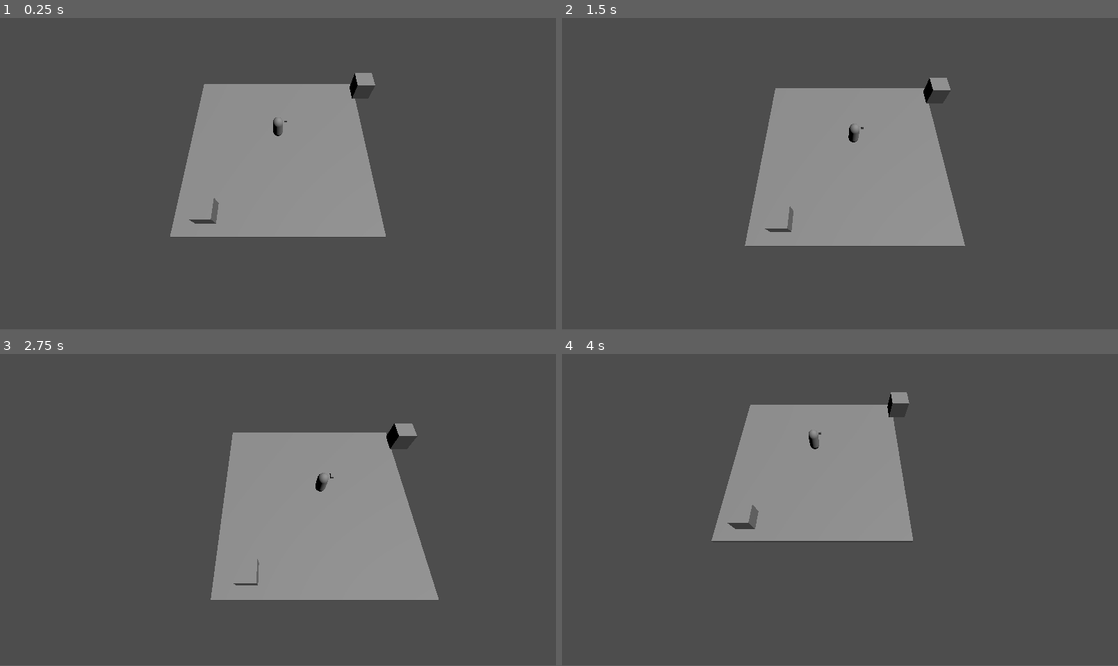
Above: before the commit, frames 1-4 (two rows, left to right).
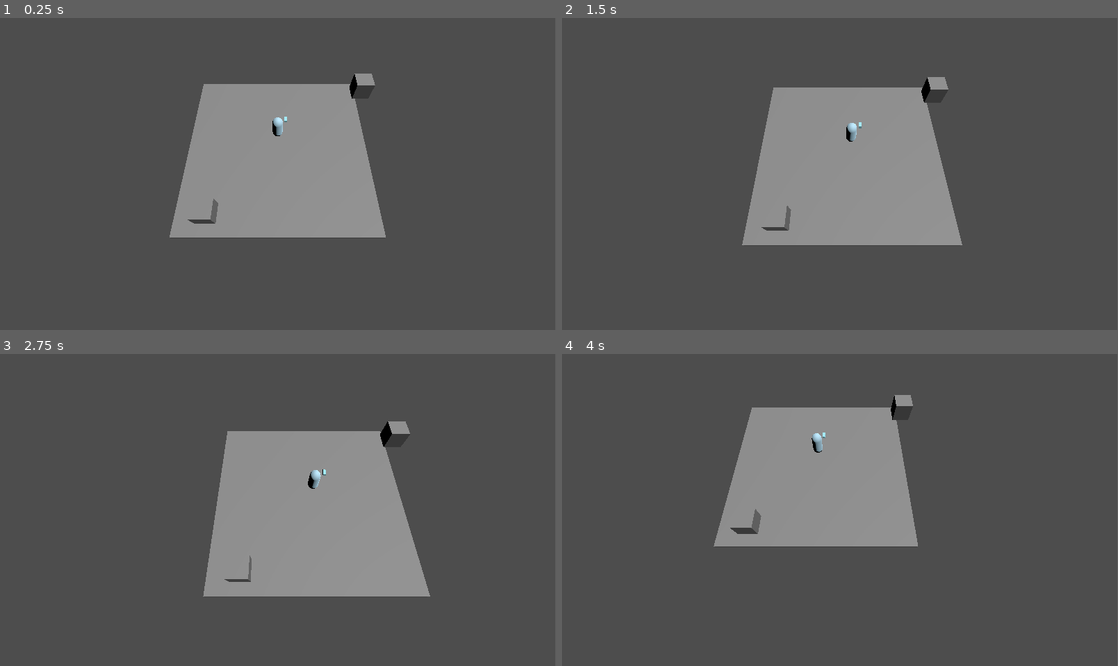
Above: after the commit, the same moments.

Repository: AdaLollA/Ass3D
Game: Godot game, scene res://scenes/game.tscn
Same seed, same stepped clock (60 frames per second), same inputs: the game is played once before the commit and once after it.
Inputs (mouse positions are in pixels of both pictures, inside the frame that each line leads up to):
- Up to frame 1 (0.25 s): no input
- Up to frame 2 (1.5 s): tap Enter (ui_accept) at 0.5, 0.6, 0.77, 1.07, 1.25 s; move the mouse to (962, 158) at 0.52 s; hold Right (ui_right) 0.53-1.25 s; click (962, 158) at 0.67 s; drag from (728, 189) to (812, 236) at 1.27 s
- Up to frame 3 (2.75 s): tap Enter (ui_accept) at 2, 2.1 s; move the mouse to (333, 441) at 2.02 s; hold Right (ui_right) from 2.03 s (still down); click (333, 441) at 2.17 s
- Up to frame 4 (4 s): release Right (ui_right) at 2.75 s; tap Enter (ui_accept) at 2.75, 3.5, 3.6, 3.77 s; drag from (812, 572) to (673, 463) at 2.77 s; move the mouse to (1006, 556) at 3.52 s; hold Left (ui_left) from 3.53 s (still down); click (1006, 556) at 3.67 s
In our replay, the window is 800x448 before the commit and 799x449 after it. These sizes can differ from the game's own. Grey fills any space a smaller window leaves; there, only what the larger window draws over its background counts as a difference.

The runs differ from the first frame. In frame 1, 0.3% of the frame differs, in the area x 30-70%, y 17-71%; in frame 2, 0.9%; in frame 3, 2.3%, in the area x 36-79%, y 21-79%; in frame 4, 1.8%.
Error after the commit: Parse Error: Identifier "motion_velocity" not declared in the current scope. (res://scripts/pawn.gd:14)

Commit message:
click pawn to highlight

Diff:
--- a/project.godot
+++ b/project.godot
@@ -15,19 +15,6 @@
 config/icon="res://icon.png"
 config/features=PackedStringArray("4.0", "Vulkan Mobile")
 
-[display]
-
-window/size/viewport_width=1366
-window/size/viewport_height=766
-
-[input]
-
-click={
-"deadzone": 0.5,
-"events": [Object(InputEventMouseButton,"resource_local_to_scene":false,"resource_name":"","device":0,"window_id":0,"store_command":true,"alt_pressed":false,"shift_pressed":false,"meta_pressed":false,"command_pressed":false,"button_mask":1,"position":Vector2(185, 107),"global_position":Vector2(185, 107),"factor":1.0,"button_index":1,"pressed":true,"double_click":false,"script":null)
-]
-}
-
 [rendering]
 
 vulkan/rendering/back_end=1
--- a/scenes/game.tscn
+++ b/scenes/game.tscn
@@ -1,29 +1,23 @@
-[gd_scene load_steps=7 format=3 uid="uid://8jxa65pb3ut1"]
+[gd_scene load_steps=5 format=3 uid="uid://37i1bhwbcfc7"]
 
-[ext_resource type="Script" path="res://scripts/Camera.gd" id="1_usvjx"]
+[ext_resource type="Script" path="res://scripts/camera.gd" id="1_usvjx"]
+[ext_resource type="PackedScene" uid="uid://26mp6t1su6u" path="res://scenes/pawn.tscn" id="2_70565"]
 
 [sub_resource type="BoxMesh" id="BoxMesh_x0vrs"]
 
 [sub_resource type="BoxShape3D" id="BoxShape3D_aotj3"]
 
-[sub_resource type="CapsuleShape3D" id="CapsuleShape3D_wsqsw"]
-
-[sub_resource type="CapsuleMesh" id="CapsuleMesh_v6d1o"]
-
-[sub_resource type="BoxMesh" id="BoxMesh_0jrqn"]
-
 [node name="Game" type="Node3D"]
 
+[node name="Camera" type="Camera3D" parent="."]
+transform = Transform3D(1, 0, 0, 0, 0.435812, 0.900038, 0, -0.900038, 0.435812, 0, 9.62194, 6.44788)
+current = true
+script = ExtResource( "1_usvjx" )
+
+[node name="Sun" type="DirectionalLight3D" parent="."]
+transform = Transform3D(0.867025, 0.309648, 0.390366, -0.410544, -1.22352e-08, 0.911841, 0.282349, -0.950851, 0.127124, 0, 10.3611, 0)
+
 [node name="Map" type="Node3D" parent="."]
-
-[node name="ReferenceBox" type="StaticBody3D" parent="Map"]
-visible = false
-
-[node name="MeshInstance3D" type="MeshInstance3D" parent="Map/ReferenceBox"]
-mesh = SubResource( "BoxMesh_x0vrs" )
-
-[node name="CollisionShape3D" type="CollisionShape3D" parent="Map/ReferenceBox"]
-shape = SubResource( "BoxShape3D_aotj3" )
 
 [node name="Box2" type="StaticBody3D" parent="Map"]
 transform = Transform3D(1, 0, 0, 0, 1, 0, 0, 0, 1, 5.03282, 0.931182, -3.60242)
@@ -52,25 +46,6 @@
 [node name="CollisionShape3D" type="CollisionShape3D" parent="Map/Ground"]
 shape = SubResource( "BoxShape3D_aotj3" )
 
-[node name="Camera" type="Camera3D" parent="."]
-transform = Transform3D(1, 0, 0, 0, 0.435812, 0.900038, 0, -0.900038, 0.435812, 0, 9.62194, 6.44788)
-current = true
-script = ExtResource( "1_usvjx" )
-
-[node name="Sun" type="DirectionalLight3D" parent="."]
-transform = Transform3D(0.867025, 0.309648, 0.390366, -0.410544, -1.22352e-08, 0.911841, 0.282349, -0.950851, 0.127124, 0, 10.3611, 0)
-
 [node name="Entities" type="Node3D" parent="."]
 
-[node name="CharacterBody3D" type="CharacterBody3D" parent="Entities"]
-transform = Transform3D(0.5, 0, 0, 0, 0.6, 0, 0, 0, 0.5, 0, 1.60568, 0)
-
-[node name="Collision" type="CollisionShape3D" parent="Entities/CharacterBody3D"]
-shape = SubResource( "CapsuleShape3D_wsqsw" )
-
-[node name="Body" type="MeshInstance3D" parent="Entities/CharacterBody3D"]
-mesh = SubResource( "CapsuleMesh_v6d1o" )
-
-[node name="Face" type="MeshInstance3D" parent="Entities/CharacterBody3D"]
-transform = Transform3D(0.239, 0, 0, 0, 0.19, 0, 0, 0, 0.533, 0.705256, 0.857915, -0.074904)
-mesh = SubResource( "BoxMesh_0jrqn" )
+[node name="Pawn" parent="Entities" instance=ExtResource( "2_70565" )]
--- /dev/null
+++ b/scenes/pawn.tscn
@@ -0,0 +1,34 @@
+[gd_scene load_steps=7 format=3 uid="uid://26mp6t1su6u"]
+
+[ext_resource type="Script" path="res://scripts/pawn.gd" id="1_pdg6t"]
+
+[sub_resource type="CapsuleShape3D" id="CapsuleShape3D_wsqsw"]
+
+[sub_resource type="StandardMaterial3D" id="StandardMaterial3D_balob"]
+albedo_color = Color(0.74902, 0.917647, 1, 1)
+emission = Color(0, 0.615686, 0, 1)
+
+[sub_resource type="CapsuleMesh" id="CapsuleMesh_v6d1o"]
+material = SubResource( "StandardMaterial3D_balob" )
+
+[sub_resource type="StandardMaterial3D" id="StandardMaterial3D_ucysh"]
+albedo_color = Color(0.658824, 0.94902, 1, 1)
+
+[sub_resource type="BoxMesh" id="BoxMesh_0jrqn"]
+material = SubResource( "StandardMaterial3D_ucysh" )
+
+[node name="Pawn" type="CharacterBody3D"]
+transform = Transform3D(0.5, 0, 0, 0, 0.6, 0, 0, 0, 0.5, 0, 1.60568, 0)
+script = ExtResource( "1_pdg6t" )
+
+[node name="Collision" type="CollisionShape3D" parent="."]
+shape = SubResource( "CapsuleShape3D_wsqsw" )
+
+[node name="Body" type="MeshInstance3D" parent="."]
+mesh = SubResource( "CapsuleMesh_v6d1o" )
+
+[node name="Face" type="MeshInstance3D" parent="."]
+transform = Transform3D(0.239, 0, 0, 0, 0.19, 0, 0, 0, 0.533, 0.752425, 0.857915, -0.074904)
+mesh = SubResource( "BoxMesh_0jrqn" )
+
+[connection signal="input_event" from="." to="." method="_on_pawn_input_event"]
--- /dev/null
+++ b/scripts/pawn.gd
@@ -0,0 +1,44 @@
+extends CharacterBody3D
+
+const SPEED = 5.0
+const JUMP_FORCE = 4.5
+
+var selected = false
+
+# Get the gravity from the project settings to be synced with RigidDynamicBody nodes.
+var gravity = ProjectSettings.get_setting("physics/3d/default_gravity")
+
+func _physics_process(delta):
+	# Add the gravity.
+	if not is_on_floor():
+		motion_velocity.y -= gravity * delta
+
+	# Handle Jump.
+	if Input.is_action_just_pressed("ui_accept") and is_on_floor():
+		motion_velocity.y = JUMP_FORCE
+
+	# Get the input direction and handle the movement/deceleration.
+	# As good practice, you should replace UI actions with custom gameplay actions.
+	var input_dir = Input.get_vector("ui_left", "ui_right", "ui_up", "ui_down")
+	var direction = (transform.basis * Vector3(input_dir.x, 0, input_dir.y)).normalized()
+	if direction:
+		motion_velocity.x = direction.x * SPEED
+		motion_velocity.z = direction.z * SPEED
+	else:
+		motion_velocity.x = move_toward(motion_velocity.x, 0, SPEED)
+		motion_velocity.z = move_toward(motion_velocity.z, 0, SPEED)
+
+	move_and_slide()
+
+func _on_pawn_input_event(camera, event, position, normal, shape_idx):
+	if event is InputEventMouseButton:
+		if event.pressed:
+			handle_selection()
+
+func handle_selection():
+	selected = !selected
+	var emission = $Body.mesh.surface_get_material(0).emission_enabled
+	if selected:
+		$Body.mesh.surface_get_material(0).emission_enabled = true
+	else:
+		$Body.mesh.surface_get_material(0).emission_enabled = false
